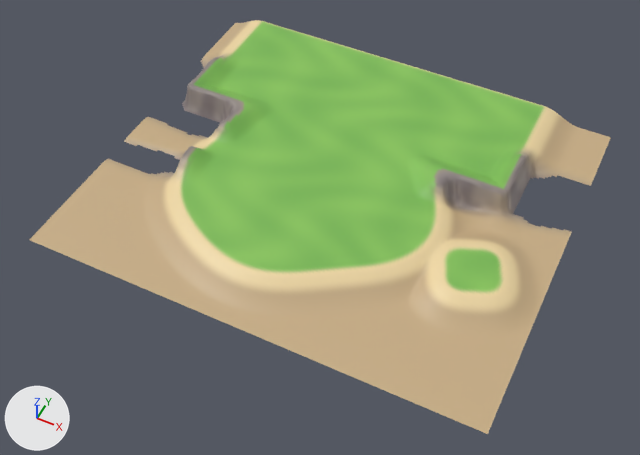
The glTF model assets/models/island/terrain_s2.glb as it was, and as the next commit left it.
Both versions are drawn from a 50 mm lens placed at (10.8, -20.9, 23.6), pointed at (0.8, -0.9, -1.3). Every picture has the same lights, and +X, +Y and +Z are marked at lower left. The older version comes first.

The older version as bpy lines, for what is in view:
```python
me_terrain = bpy.data.meshes.new('Terrain')
me_terrain.from_pydata(...)  # 24713 vertices, 48602 faces; spans x -8.0..9.4, y -6.8..8.0, z -0.6..0.5
me_terrain.materials.append(mat_defaultmaterial)
ob_terrain = bpy.data.objects.new('Terrain', me_terrain)
ob_terrain.location = (0.0, 0.0, 0.0)
```
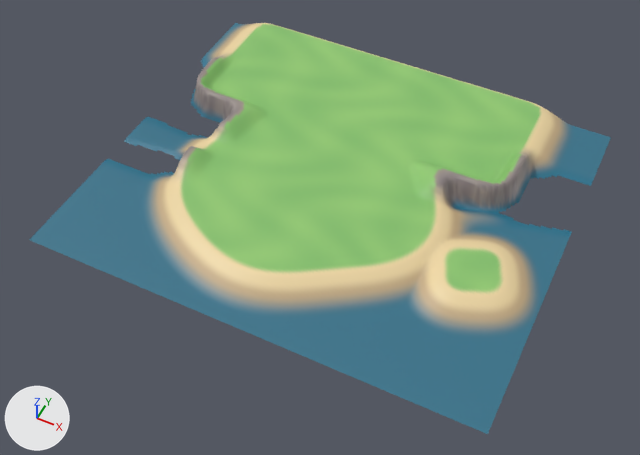
The edits, one by one:
me_terrain is used by ob_terrain; location (0.0, 0.0, 0.0).
me_terrain had 24713 vertices, 48602 faces and spanned x -8.0..9.4, y -6.8..8.0, z -0.6..0.5.
me_terrain now has 24637 vertices, 48438 faces and spans x -8.0..9.4, y -6.8..8.0, z -0.6..0.5.
me_terrain part 1: 341 vertices moved within x 3.1..7.6, y 1.3..4.9, z -0.6..0.4; 51 vertices removed from x 6.7..7.8, y 2.0..2.9, z -0.6..0.4; 20 vertices added at x 6.7..7.5, y 2.0..2.9, z -0.6.
me_terrain part 2: 242 vertices moved from x -7.1..-3.4, y 1.9..4.9, z -0.5..0.4 to x -7.1..-3.4, y 1.9..4.9, z -0.6..0.4; 59 vertices removed from x -7.2..-6.2, y 1.8..2.9, z -0.6..0.4; 14 vertices added at x -7.1..-6.2, y 1.9..2.9, z -0.6.
me_terrain part 3: 45 vertices moved from x -7.7..-6.4, y 7.7..8.0, z -0.5..0.0 to x -7.7..-6.4, y 7.7..8.0, z -0.5..-0.1.
me_terrain part 4: 45 vertices moved from x 6.4..7.7, y 7.7..8.0, z -0.5..0.0 to x 6.4..7.7, y 7.7..8.0, z -0.5..-0.1.
me_terrain part 5: 44331 kept faces spanning x -8.0..9.4, y -6.8..8.0, z -0.6..0.5 get new vertex colours.

Pixel boxes (x1, y1, x2, y2) of what changed, in the pictures (640 x 455 px; the box of a moved part takes in the faces that stretch with it):
'Terrain', reshaped
    before: (29, 20, 611, 434)
    after: (29, 23, 611, 434)
part 1 of me_terrain, moved or reshaped
    before: (414, 148, 529, 231)
    after: (414, 148, 523, 231)
part 2 of me_terrain, moved or reshaped
    before: (182, 57, 269, 118)
    after: (191, 57, 269, 118)
part 3 of me_terrain, moved or reshaped
    before: (239, 20, 268, 27)
    after: (239, 23, 267, 28)
part 4 of me_terrain, moved or reshaped
    before: (540, 105, 572, 127)
    after: (540, 106, 572, 128)
part 5 of me_terrain, recoloured
    both: (29, 23, 611, 434)
